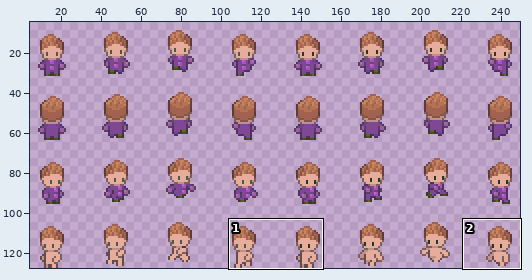
One commit to this sprite sheet: frontend/public/assets/walk/walk_purple.png. The picture above shows the old version from afar; the outline marks the close-up.
Close-up. Before the edit:
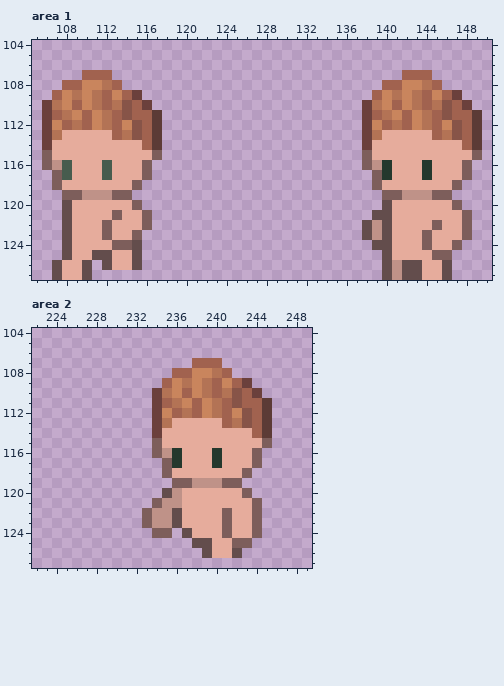
The file is 256x128 pixels. Shown: area 1: x 105..150, y 104..127; area 2: x 222..249, y 104..127. The wide view leaves out empty margins. The commit also changed other parts of the picture, which this record leaves out.
Once edited:
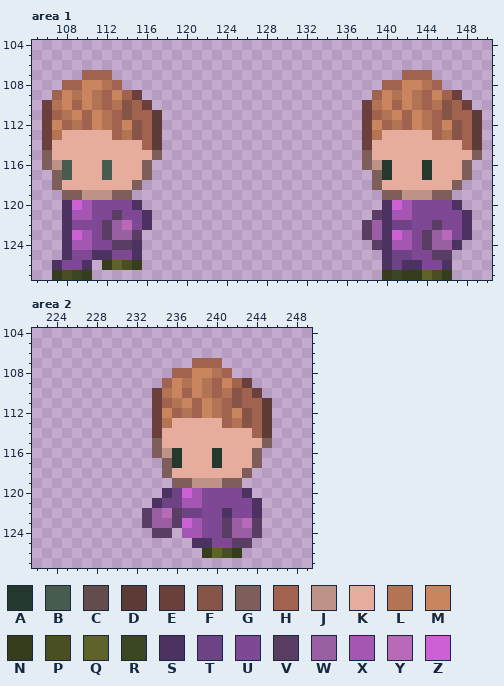
Palette (. is transparent): A #24382d  B #475c4e  C #634d4c  D #5c3b36  E #6b403c  F #875448  G #7d5e5b  H #a1624f  J #bf9288  K #e6ac9c  L #b37355  M #c9855d  N #353d1c  P #494f23  Q #5e6429  R #3a4722  S #4b3261  T #6e4385  U #7f4894  V #5a3d63  W #9a5fa3  X #a556b3  Y #b869b8  Z #ce60d6
The exact change:
--- area 1
@@ x 105..150 @@
 119 ...GGJJJGG.........................GGJJJGG....
-120 ...CKKKKKKG........................CKKKKKKG...
-121 ...CKKKKGKKG......................CCKKKKKKKG..
-122 ...CKKKGKKKG.....................CJCKKKKGKKG..
-123 ...CKKKGKKG......................CJCKKKGKKKG..
-124 ...CKKKKGGC.......................CCKKKGKKG...
-125 ...CKKCCKKC........................CKKKKGG....
-126 ..CKKC.CKKC........................CJCCKKC....
-127 ..CKKC.............................CJCCKKC....
+120 ...SZXUUUUS........................SZXUUUUS...
+121 ...SXXUUVUUS......................VSXXUUUUUS..
+122 ...SUUUVWYUS.....................VWSTTUUVUUS..
+123 ...SZXUVWWV......................VWSZXUVWYUS..
+124 ...SXXUUVVS.......................VSXXUVWWS...
+125 ...SUUSSUUS........................STTUUVV....
+126 ..SUUS.NQPN........................STSSUUS....
+127 ..NPRN.............................NRNNQPN....
--- area 2
@@ x 231..246 @@
 119 .....GGJJJGG....
-120 ....CJKKKKKKG...
-121 ...GJJKKKKKKKG..
-122 ..GJJCKKKKGKKG..
-123 ..GJJCKKKKGKKG..
-124 ...GG.CKKKGKKG..
-125 .......CCKKGG...
-126 ........CKKC....
+120 ....STZXUUUUS...
+121 ...STTXXUUUUUS..
+122 ..VWYVTTUUSUUS..
+123 ..VWWVZXUUVWYV..
+124 ...VV.XXUUVWWV..
+125 .......SSUUVV...
+126 ........NQPN....
 127 ................
Changed places in both close-ups, as pixel boxes (x1, y1, x2, y2):
changed: (52, 200, 152, 280)
changed: (362, 200, 472, 280)
changed: (142, 488, 262, 558)
